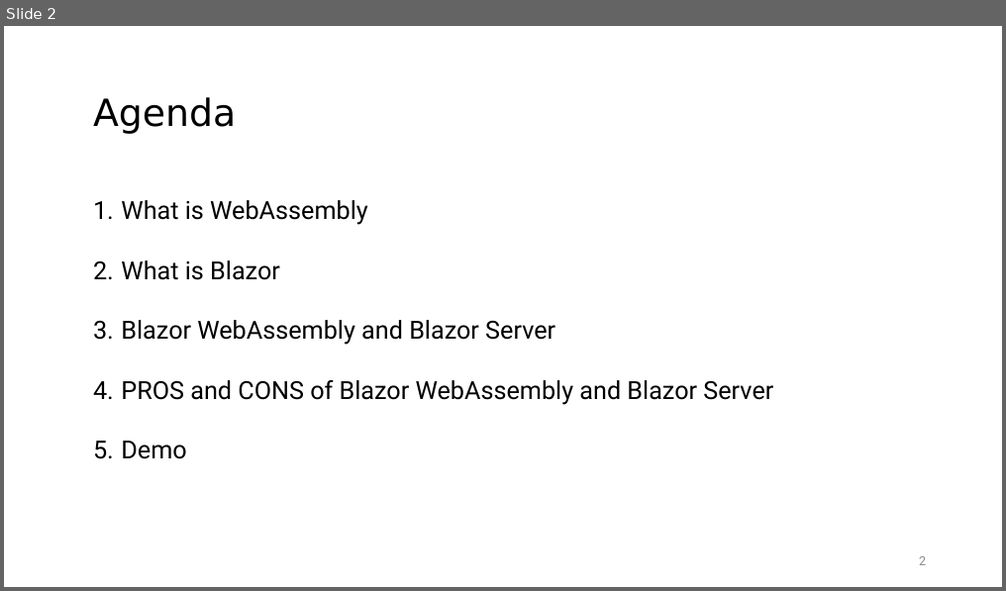
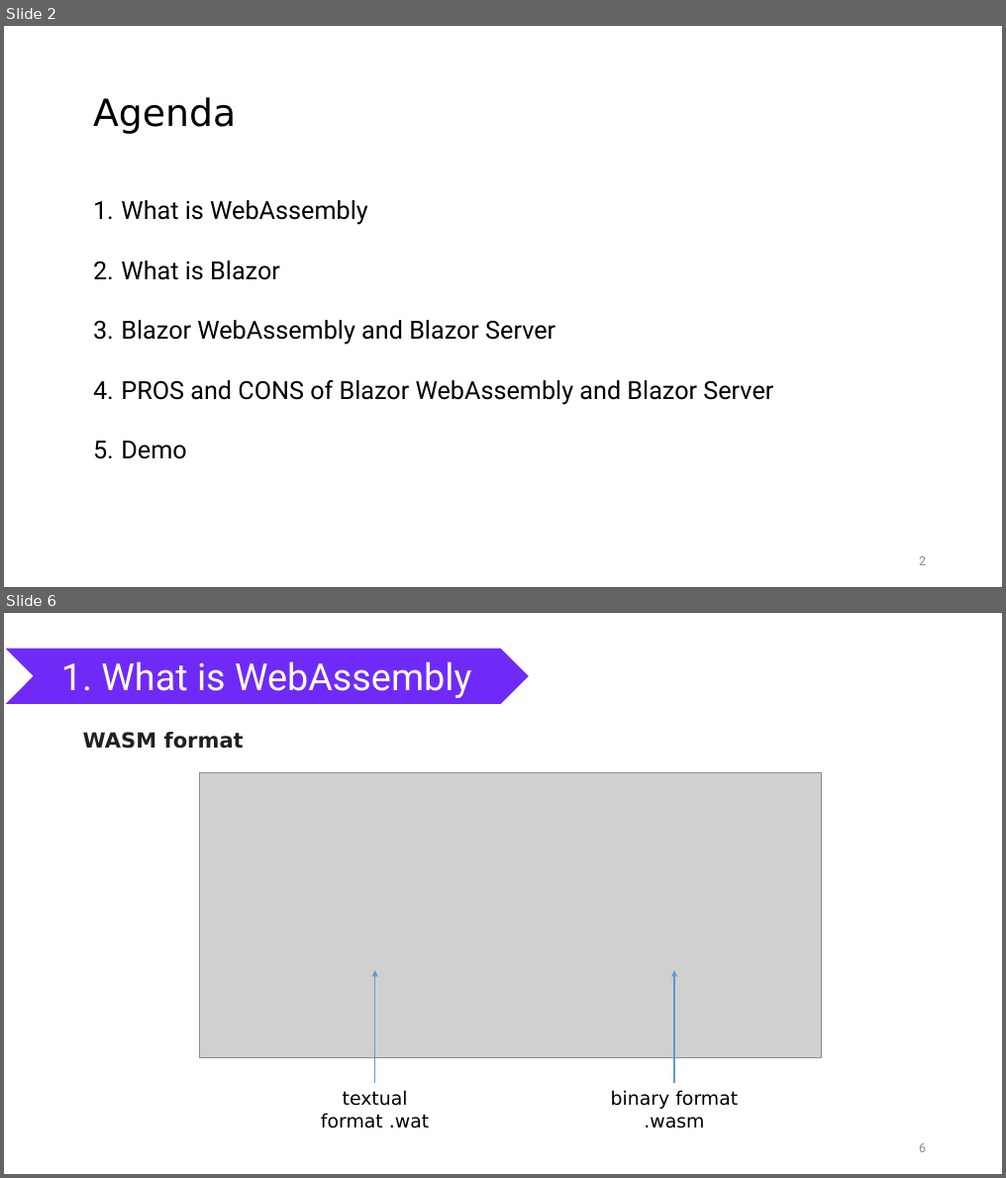
Before and after one commit to nguyenhoanthienit/blazor, a slide deck: Documents/seminar.pptx. Shown one above the other, each under a label of ours: slide 2 before the commit, slides 2 and 6 after it; the slides between them are not shown. The pictures are 1006x591 and 1006x1178 pixels, drawn with LibreOffice and Linux fonts; fonts in the diff are those of the drawing; grey boxes stand for pictures. Boxes give left, top, right and bottom in pixels: in the first picture for what was removed or moved away, otherwise in the second. Text is boxed around its words. In the diff, an @@ line names an element or a change of style, - is before the commit and + after.

```diff
--- a/Documents/seminar.pptx
+++ b/Documents/seminar.pptx
@@ slide 6 added at <box>4,613,1002,1174</box>, background #FFFFFF @@
@@ chevron added at <box>4,649,530,705</box>, fill #702AF7, outline #FFFFFF 1 pt, 36 pt, text #FFFFFF @@
+1. What is WebAssembly
@@ text added at <box>83,732,244,749</box>, 20 pt, text #231F20, bold @@
+WASM format
@@ picture added at <box>199,772,822,1058</box> @@
@@ arrow added from (375, 1083) to (375, 970), #5B9BD5 1.5 pt @@
@@ arrow added from (675, 1083) to (675, 970), #5B9BD5 1.5 pt @@
@@ text added at <box>321,1090,429,1129</box>, 18 pt, text #000000 @@
+textual format .wat
@@ text added at <box>611,1090,738,1129</box>, 18 pt, text #000000 @@
+binary format
+.wasm
@@ page number added at <box>919,1144,926,1153</box>, 12 pt, text #8C8C8C @@
+6
```
Also in this commit, not shown: 4 slides changed, 12 other slides added, 1 slide removed, 11 other files.
